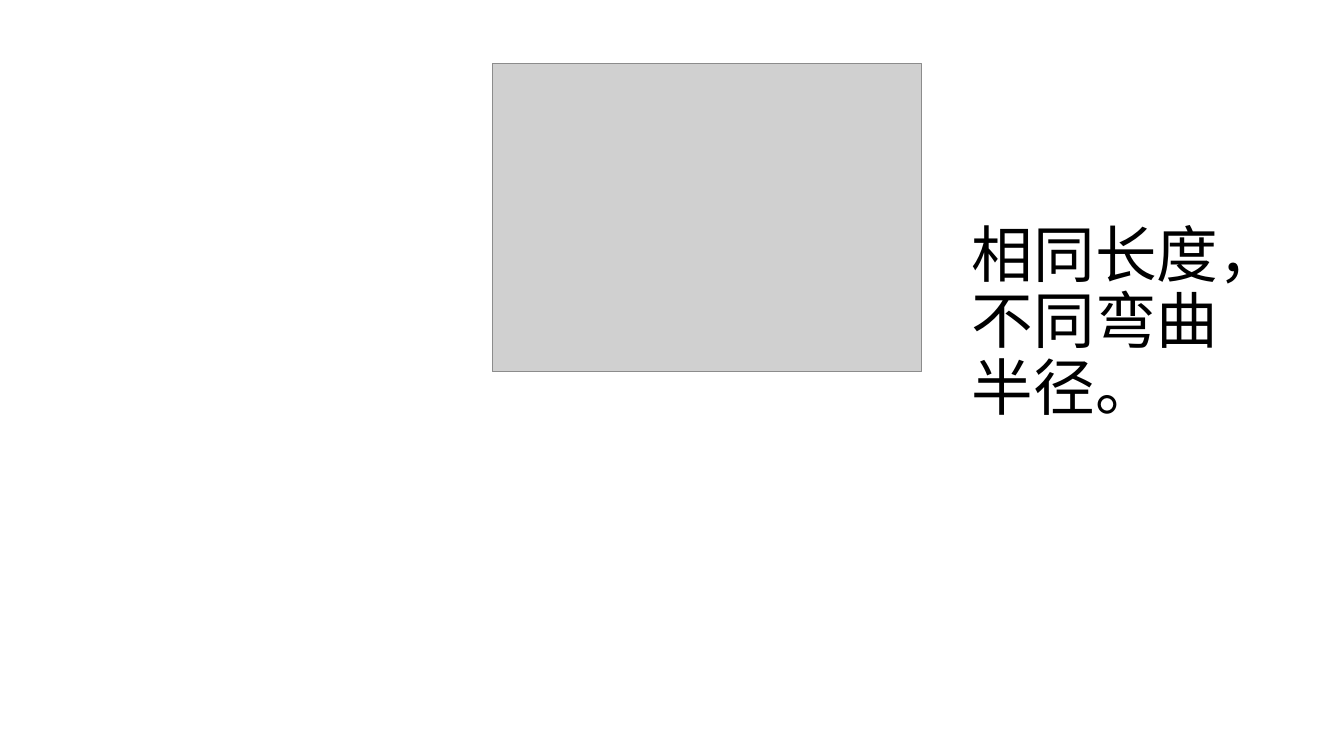
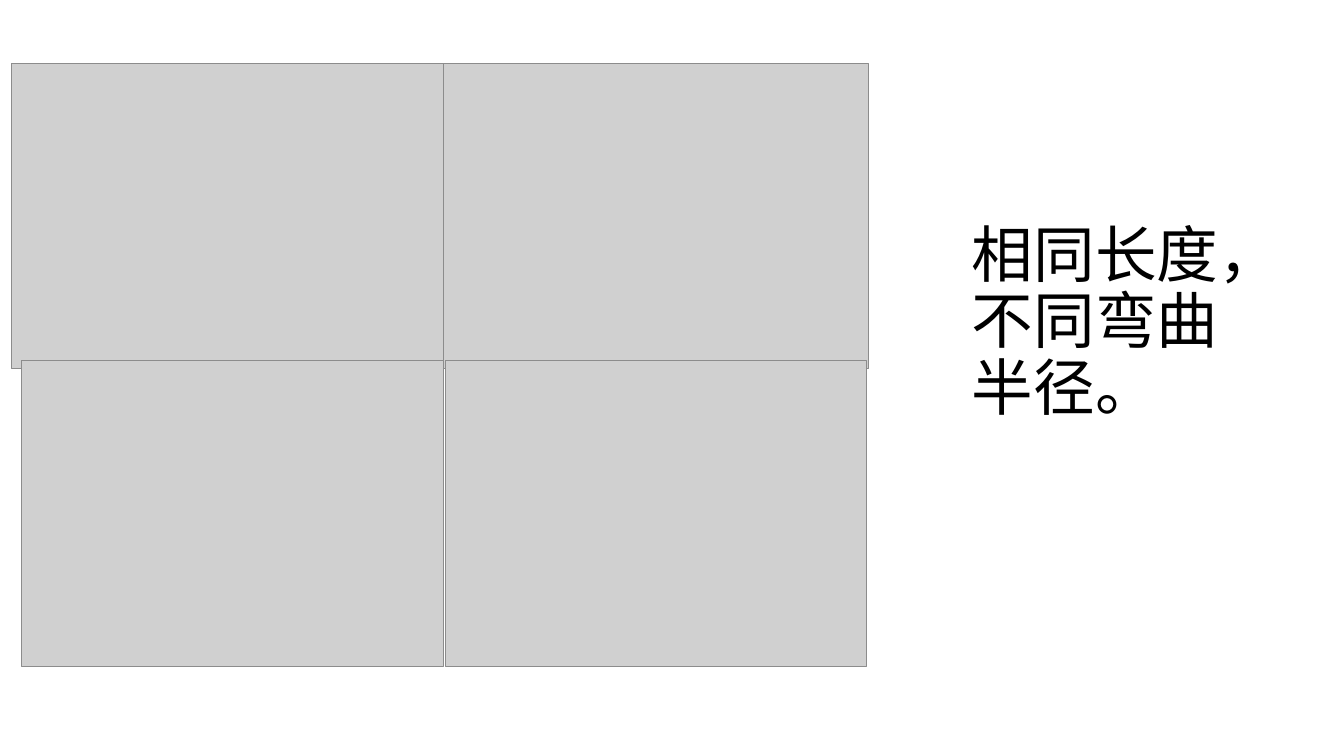
Before and after one commit to alwee021/CV, a slide deck: slide 4 of 毕业论文/论文用图.pptx. Drawn at 1344x756 pixels with LibreOffice and Linux fonts; fonts in the diff are those of the drawing; grey boxes stand for pictures. Boxes give left, top, right and bottom in pixels: in the first picture for what was removed or moved away, otherwise in the second. Text is boxed around its words. In the diff, an @@ line names an element or a change of style, - is before the commit and + after.

```diff
--- a/毕业论文/论文用图.pptx
+++ b/毕业论文/论文用图.pptx
@@ picture added at bbox=[12, 64, 454, 369] @@
@@ picture: place and size @@
-picture at bbox=[492, 64, 922, 372]
+picture at bbox=[444, 64, 869, 369]
@@ picture added at bbox=[21, 361, 444, 666] @@
@@ picture added at bbox=[446, 361, 866, 666] @@
```
Also in this commit, not shown: 1 other slide changed, 13 other files.
